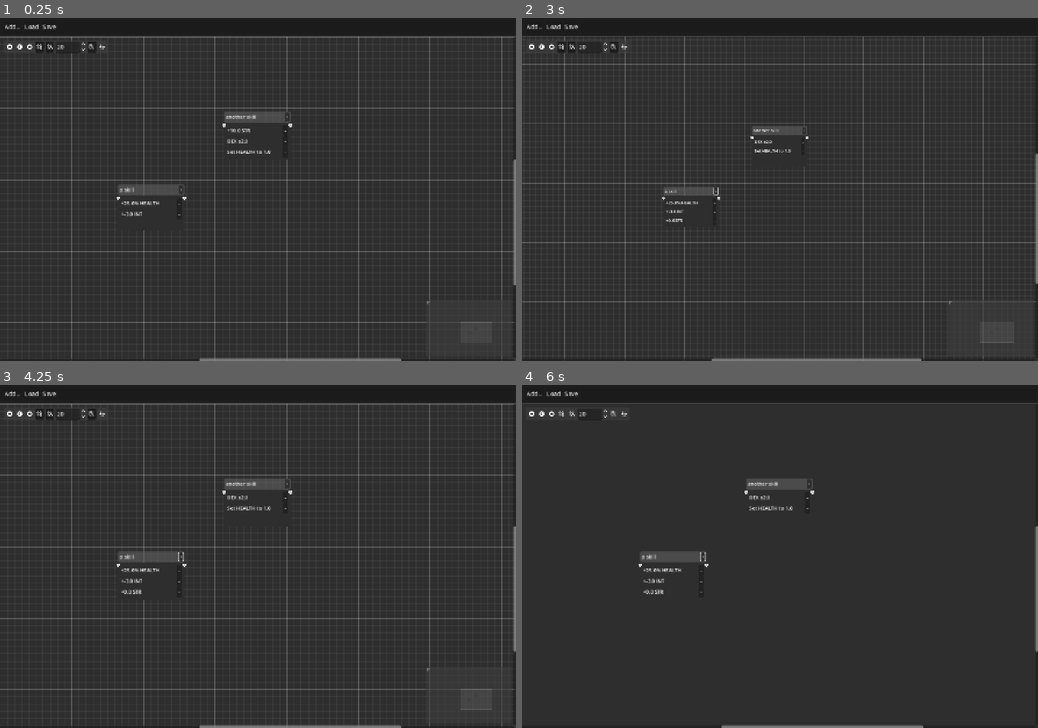
Above: before the commit, frames 1-4 (two rows, left to right).
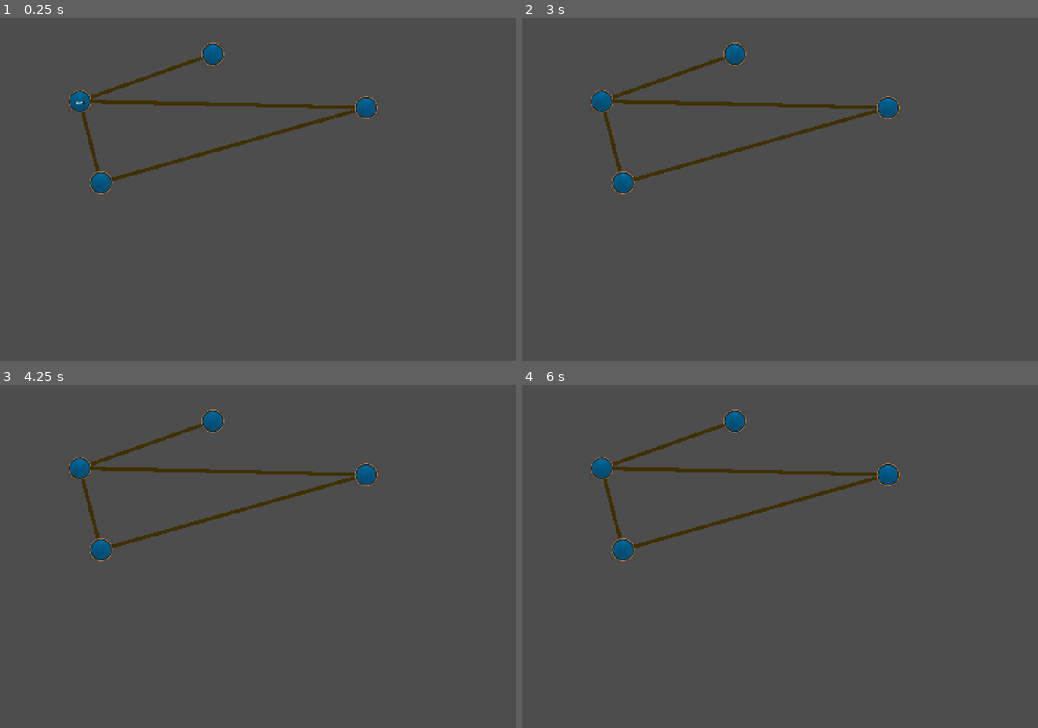
Above: after the commit, the same moments.

Repository: Koaieus/skill-tree-of-life
Game: Godot game, scene res://main.tscn
Same seed, same stepped clock (60 frames per second), same inputs: the game is played once before the commit and once after it. Before the commit the project starts from res://bork/main.tscn.
Inputs (mouse positions are in pixels of both pictures, inside the frame that each line leads up to):
- Up to frame 1 (0.25 s): no input
- Up to frame 2 (3 s): click (599, 100) at 0.52 s; click "-" at 1.25 s; click (702, 189) at 2 s, where only the run before the commit has a clickable "+"; click (532, 45) at 2.77 s
- Up to frame 3 (4.25 s): click (30, 412) at 3.52 s
- Up to frame 4 (6 s): click (563, 412) at 4.27 s; click (573, 412) at 5.02 s; click (614, 412) at 5.77 s

The runs differ from the first frame. In frame 1, 71% of the frame differs, in the area x 0-100%, y 0-100%; in frame 2, 66%; in frame 3, 71%; in frame 4, 98%.

Commit message:
Work on Node2D based approach instead of GraphEdit
But I think this is not the way

Diff:
--- a/bork/edge.gd
+++ b/bork/edge.gd
@@ -1,5 +1,6 @@
 @tool
-class_name Edge extends Line2D
+extends Line2D
+class_name Edge
 
 @export var node1: Node
 @export var node2: Node
@@ -7,9 +8,12 @@
 func _ready():
 	#add_point(Vector2())
 	#add_point(node2.global_position - node1.global_position)
+
 	update_position()
 
 func update_position() -> void:
+	if not (node1 and node2):
+		return
 	print('updating position')
 	global_position = node1.global_position
 	set_point_position(1, node2.global_position - node1.global_position)
--- a/bork/edge.tscn
+++ b/bork/edge.tscn
@@ -1,10 +1,12 @@
 [gd_scene load_steps=2 format=3 uid="uid://cgffxotofl4oc"]
 
-[ext_resource type="Script" path="res://bork/edge.gd" id="1_2nmqr"]
+[ext_resource type="Script" uid="uid://dlk7myr4we7k4" path="res://bork/edge.gd" id="1_2nmqr"]
 
 [node name="Line2D" type="Line2D"]
 z_index = -1
+points = PackedVector2Array(0, 0, 0, 0)
 default_color = Color(0.251979, 0.18284, 9.62615e-08, 1)
 script = ExtResource("1_2nmqr")
 
+[connection signal="property_list_changed" from="." to="." method="update_position"]
 [connection signal="tree_entered" from="." to="." method="_on_tree_entered"]
--- a/bork/mod_operator.tres
+++ b/bork/mod_operator.tres
@@ -1,7 +1,8 @@
 [gd_resource type="Resource" script_class="ModOperator" load_steps=2 format=3 uid="uid://bxtp30dewtvji"]
 
-[ext_resource type="Script" path="res://bork/mod_operator.gd" id="1_pcfd6"]
+[ext_resource type="Script" uid="uid://cg77w7ntnmsms" path="res://bork/mod_operator.gd" id="1_pcfd6"]
 
 [resource]
 script = ExtResource("1_pcfd6")
 name = ""
+format = ""
--- a/bork/tree.gd
+++ /dev/null
@@ -1,11 +0,0 @@
-class_name SkillTree extends Node2D
-
-
-# Called when the node enters the scene tree for the first time.
-func _ready() -> void:
-	pass # Replace with function body.
-
-
-# Called every frame. 'delta' is the elapsed time since the previous frame.
-func _process(delta: float) -> void:
-	pass
--- a/mod.tscn
+++ b/mod.tscn
@@ -1,20 +1,24 @@
 [gd_scene load_steps=2 format=3 uid="uid://ocw3oj3rx4gr"]
 
-[ext_resource type="Script" path="res://bork/mod.gd" id="1_64kvj"]
+[ext_resource type="Script" uid="uid://bvxi07b1b0xsu" path="res://bork/mod.gd" id="1_64kvj"]
 
 [node name="Mod" type="HBoxContainer"]
 custom_minimum_size = Vector2(50, 30)
-anchors_preset = 10
-anchor_right = 1.0
-offset_right = -1245.0
+anchors_preset = 5
+anchor_left = 0.5
+anchor_right = 0.5
+offset_left = -41.5
+offset_right = 41.5
 offset_bottom = 31.0
 grow_horizontal = 2
+size_flags_horizontal = 0
+size_flags_vertical = 0
 script = ExtResource("1_64kvj")
 
 [node name="Label" type="Label" parent="."]
 layout_mode = 2
 size_flags_horizontal = 0
-text = "+0 STR"
+text = "+0.0 STR"
 
 [node name="Button" type="Button" parent="."]
 layout_mode = 2
@@ -25,6 +29,7 @@
 visible = false
 layout_mode = 2
 item_count = 1
+popup/item_0/id = 0
 
 [node name="OperatorPicker" type="OptionButton" parent="."]
 visible = false
@@ -33,6 +38,7 @@
 selected = 0
 item_count = 5
 popup/item_0/text = "+"
+popup/item_0/id = 0
 popup/item_1/text = "-"
 popup/item_1/id = 1
 popup/item_2/text = "x"
--- a/project.godot
+++ b/project.godot
@@ -11,8 +11,8 @@
 [application]
 
 config/name="Skill Tree of Life"
-run/main_scene="res://bork/main.tscn"
-config/features=PackedStringArray("4.3", "Forward Plus")
+run/main_scene="res://main.tscn"
+config/features=PackedStringArray("4.4", "Forward Plus")
 config/icon="res://bork/icon.svg"
 
 [display]
--- a/skill.gd
+++ b/skill.gd
@@ -1,11 +1,16 @@
+@tool
 class_name Skill extends Node2D
 
-var links: Array[Skill] = []
+signal transform_changed
+
+var links: Array[Edge] = []
 
 
 # Called when the node enters the scene tree for the first time.
 func _ready() -> void:
-	pass
+	set_notify_transform(true)
+	update_link_positions()
+
 
 # Called every frame. 'delta' is the elapsed time since the previous frame.
 func _process(delta: float) -> void:
@@ -14,5 +19,19 @@
 func _on_pressed():
 	print('Help help I\'m being oppressed!')
 
-func get_connected_node_for_string(index: int) -> Node2D:
+func get_connected_node_for_link_idx(index: int) -> Node2D:
 	return links[index].get_other_node(self)
+
+func get_connected_skills() -> Array[Skill]:
+	return links.map(func(edge): edge.get_other_node())
+
+func update_link_positions():
+	print('updating positions')
+	for link in links:
+		link.update_position()
+		#link.notify_property_list_changed()
+
+
+func _on_property_list_changed() -> void:
+	print('on_prop_list_changed')
+	update_link_positions()
--- a/skill.tscn
+++ b/skill.tscn
@@ -1,10 +1,10 @@
 [gd_scene load_steps=6 format=3 uid="uid://46cf45jboydb"]
 
-[ext_resource type="Script" path="res://skill.gd" id="1_1on41"]
-[ext_resource type="Texture2D" uid="uid://b1gv4dmburk57" path="res://assets/buttons/Magic_button_blue.png" id="1_6tk7i"]
-[ext_resource type="Texture2D" uid="uid://cgoevrrkdrqbl" path="res://assets/buttons/Magic_button_green.png" id="2_qlbyw"]
-[ext_resource type="Texture2D" uid="uid://dc8k4mtklcm6f" path="res://assets/buttons/Magic_button_yellow.png" id="3_5aojj"]
-[ext_resource type="Texture2D" uid="uid://cbla5v6errx8t" path="res://assets/buttons/Magic_button_grey.png" id="4_h2yn6"]
+[ext_resource type="Script" uid="uid://cr6w0p400pvwb" path="res://skill.gd" id="1_1on41"]
+[ext_resource type="Texture2D" uid="uid://dytg5sqs02xda" path="res://assets/button_round/button_rnd_blue.png" id="2_m5kud"]
+[ext_resource type="Texture2D" uid="uid://clvpusnlrs6yg" path="res://assets/button_round/button_rnd_blue_pressed.png" id="3_arn4x"]
+[ext_resource type="Texture2D" uid="uid://de05ncs8qwkoi" path="res://assets/button_round/button_rnd_green.png" id="4_1q15l"]
+[ext_resource type="Texture2D" uid="uid://dpf64glbvy7ao" path="res://assets/button_round/button_rnd_grayscale.png" id="4_f3o2c"]
 
 [node name="Skill" type="Node2D"]
 scale = Vector2(0.3, 0.3)
@@ -23,10 +23,20 @@
 grow_horizontal = 2
 grow_vertical = 2
 toggle_mode = true
-texture_normal = ExtResource("1_6tk7i")
-texture_pressed = ExtResource("2_qlbyw")
-texture_hover = ExtResource("3_5aojj")
-texture_disabled = ExtResource("4_h2yn6")
+texture_normal = ExtResource("2_m5kud")
+texture_pressed = ExtResource("3_arn4x")
+texture_hover = ExtResource("4_1q15l")
+texture_disabled = ExtResource("4_f3o2c")
 stretch_mode = 0
 
+[node name="VBoxContainer" type="VBoxContainer" parent="."]
+custom_minimum_size = Vector2(200, 40)
+anchors_preset = -1
+anchor_left = 0.5
+anchor_right = 0.5
+offset_top = 120.0
+grow_horizontal = 2
+
+[connection signal="child_entered_tree" from="." to="." method="_on_child_entered_tree"]
+[connection signal="property_list_changed" from="." to="." method="_on_property_list_changed"]
 [connection signal="pressed" from="TextureButton" to="." method="_on_pressed"]
--- a/skill_tree.gd
+++ b/skill_tree.gd
@@ -1,11 +1,34 @@
+@tool
 extends Node2D
+class_name SkillTree
 
 
 # Called when the node enters the scene tree for the first time.
 func _ready() -> void:
+	set_notify_local_transform(true)
+	set_notify_transform(true)
 	pass # Replace with function body.
 
 
 # Called every frame. 'delta' is the elapsed time since the previous frame.
 func _process(delta: float) -> void:
 	pass
+
+func update_links_between_skills() -> void:
+	for child in get_children(true):
+		pass
+		#if child is Skill:
+			#print('updating child', child)
+			#child.update_link_positions()
+
+
+func _on_property_list_changed() -> void:
+	print('skilltree property list changed')
+	#update_links_between_skills()
+
+func _notification(what: int) -> void:
+	match what:
+		NOTIFICATION_LOCAL_TRANSFORM_CHANGED:
+			print('SkillTree received notification ', what)
+		NOTIFICATION_TRANSFORM_CHANGED:
+			print('SkillTree received notification ', what)
--- a/skill_tree.tscn
+++ b/skill_tree.tscn
@@ -1,6 +1,52 @@
-[gd_scene load_steps=2 format=3 uid="uid://c4yndstfo1xsh"]
+[gd_scene load_steps=5 format=3 uid="uid://c4yndstfo1xsh"]
 
-[ext_resource type="Script" path="res://skill_tree.gd" id="1_uhnts"]
+[ext_resource type="Script" uid="uid://db53y5jf71f76" path="res://skill_tree.gd" id="1_uhnts"]
+[ext_resource type="PackedScene" uid="uid://46cf45jboydb" path="res://skill.tscn" id="2_7e118"]
+[ext_resource type="PackedScene" uid="uid://cgffxotofl4oc" path="res://bork/edge.tscn" id="2_802jk"]
+[ext_resource type="PackedScene" uid="uid://ocw3oj3rx4gr" path="res://mod.tscn" id="4_t5gwv"]
 
 [node name="SkillTree" type="Node2D"]
 script = ExtResource("1_uhnts")
+
+[node name="Edges" type="Node" parent="."]
+
+[node name="Line2D" parent="Edges" node_paths=PackedStringArray("node1", "node2") instance=ExtResource("2_802jk")]
+position = Vector2(593, 100)
+points = PackedVector2Array(0, 0, -371, 132)
+node1 = NodePath("../../Skill")
+node2 = NodePath("../../Skill2")
+
+[node name="Line2D2" parent="Edges" node_paths=PackedStringArray("node1", "node2") instance=ExtResource("2_802jk")]
+position = Vector2(1021, 250)
+points = PackedVector2Array(0, 0, -799, -18)
+node1 = NodePath("../../Skill4")
+node2 = NodePath("../../Skill2")
+
+[node name="Line2D3" parent="Edges" node_paths=PackedStringArray("node1", "node2") instance=ExtResource("2_802jk")]
+position = Vector2(281, 460)
+points = PackedVector2Array(0, 0, -59, -228)
+node1 = NodePath("../../Skill3")
+node2 = NodePath("../../Skill2")
+
+[node name="Line2D4" parent="Edges" node_paths=PackedStringArray("node1", "node2") instance=ExtResource("2_802jk")]
+position = Vector2(281, 460)
+points = PackedVector2Array(0, 0, 740, -210)
+node1 = NodePath("../../Skill3")
+node2 = NodePath("../../Skill4")
+
+[node name="Skill2" parent="." instance=ExtResource("2_7e118")]
+position = Vector2(222, 232)
+
+[node name="Mod" parent="Skill2" instance=ExtResource("4_t5gwv")]
+amount = 10.0
+
+[node name="Skill" parent="." instance=ExtResource("2_7e118")]
+position = Vector2(593, 100)
+
+[node name="Skill4" parent="." instance=ExtResource("2_7e118")]
+position = Vector2(1021, 250)
+
+[node name="Skill3" parent="." instance=ExtResource("2_7e118")]
+position = Vector2(281, 460)
+
+[connection signal="property_list_changed" from="." to="." method="_on_property_list_changed"]
Not shown, added: bork/edge.gd.uid
Not shown, added: bork/main.gd.uid
Not shown: 1 places in bork/main.tscn that only renumber resources
Not shown, added: bork/menu_insert.gd.uid
Not shown, added: bork/mod.gd.uid
Not shown: 1 places in bork/mod.tscn that only renumber resources
Not shown, added: bork/mod_operator.gd.uid
Not shown: 1 places in bork/player.tscn that only renumber resources
Not shown, added: bork/tree_graph_edit.gd.uid
Not shown: 1 places in bork/tree_graph_edit.tscn that only renumber resources
Not shown, added: bork/tree_node.gd.uid
Not shown: 1 places in bork/tree_node.tscn that only renumber resources
(and 6 more such lines)
